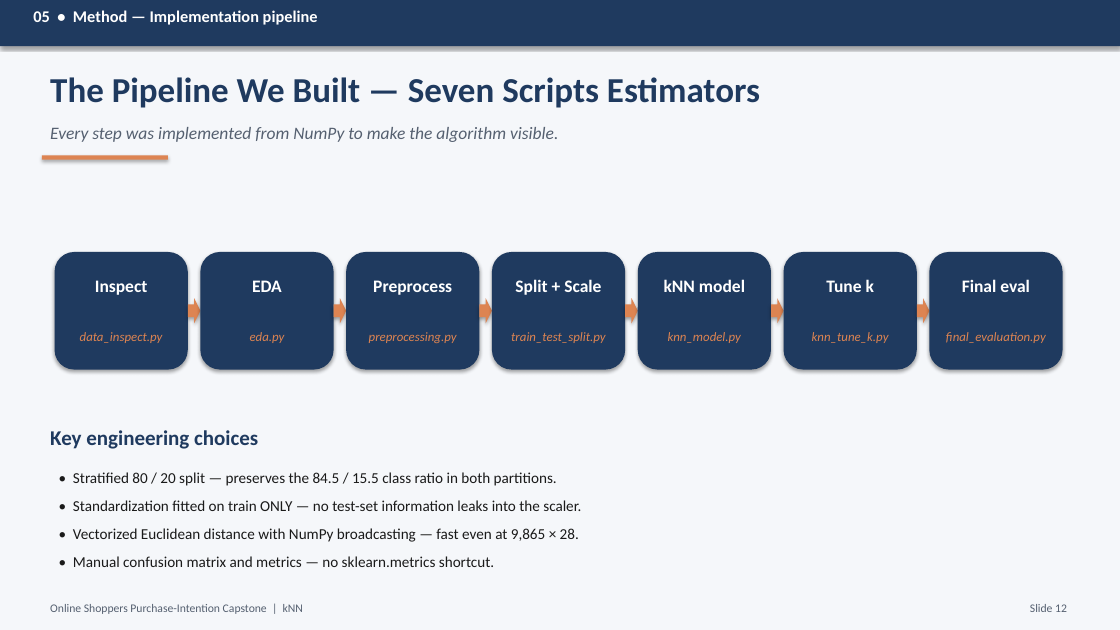
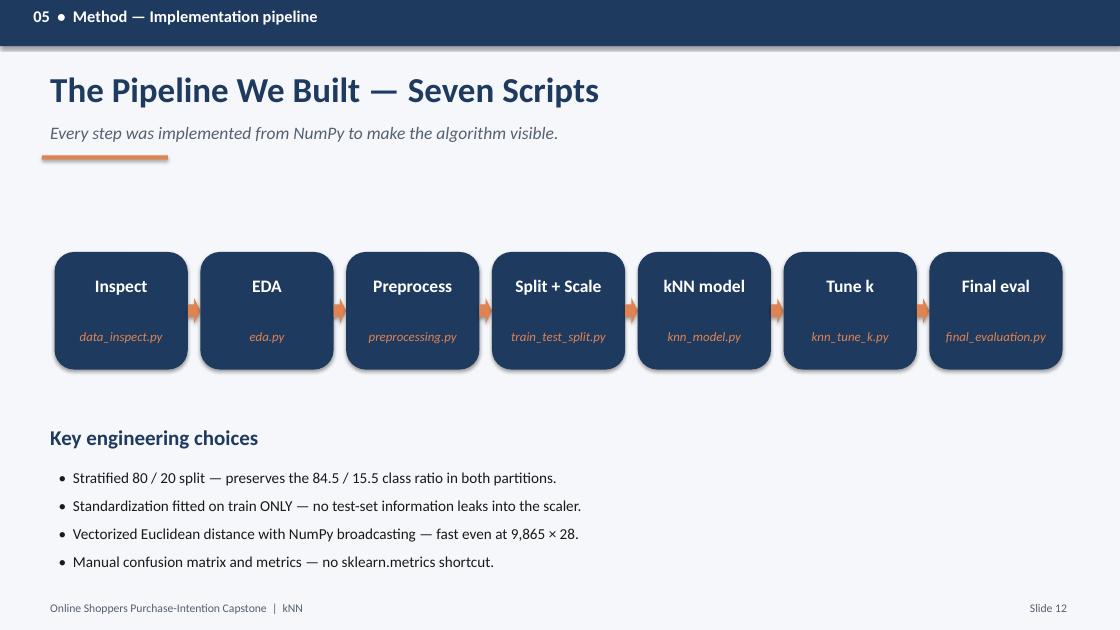
Before and after one commit to RodneeGlenMartin/Capstone-KNN-OnlineShoppers, a slide deck: slide 12 of Capstone_Presentation.pptx. Drawn at 1120x630 pixels with LibreOffice and Linux fonts; fonts in the diff are those of the drawing. Boxes give left, top, right and bottom in pixels: in the first picture for what was removed or moved away, otherwise in the second. Text is boxed around its words. In the diff, an @@ line names an element or a change of style, - is before the commit and + after.

Commit message:
Add PDF and update PPTX capstone presentation
Add a PDF export of the capstone presentation for distribution and update the existing PowerPoint (.pptx) with recent edits. Provides both PDF and updated PPTX versions of the presentation.

```diff
--- a/Capstone_Presentation.pptx
+++ b/Capstone_Presentation.pptx
@@ text at (x1=50, y1=77, x2=599, y2=108): text changed @@
-The Pipeline We Built — Seven Scripts Estimators
+The Pipeline We Built — Seven Scripts
```
Also in this commit, not shown: 1 other file.
